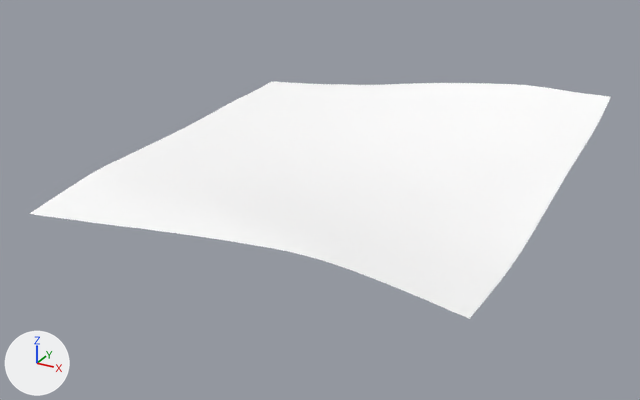
Renders of the glTF model games/yorimichi/assets/belmonte/meshes/SM_BM_BT_Terrain_0_4.glb from each side of a commit.
Both versions are drawn from a camera (50 mm lens) standing at (-668.0, 109.0, 222.0) and looking at (-902.0, 535.0, 9.0). Every picture has the same lights, and +X, +Y and +Z are marked at lower left. The first picture is the older version.

Names of what the first picture shows: 'SM_BM_BT_Terrain_0_4'.
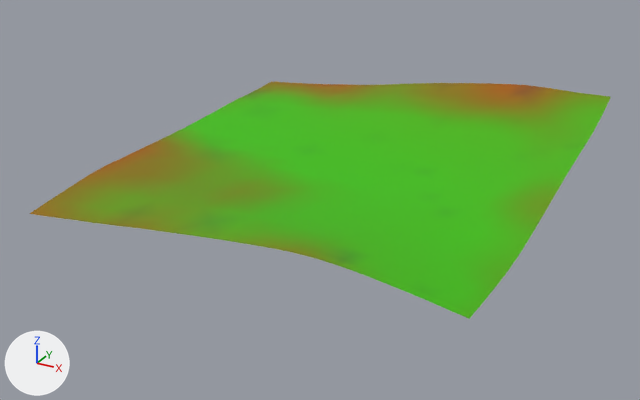
The change in detail:
me_sm_bt_terrain_0_4 has 583 vertices, 1072 faces and spans x -1024.0..-768.0, y 424.0..680.0, z 17.0..54.0.
me_sm_bt_terrain_0_4 is used by ob_sm_bm_bt_terrain_0_4; location (0.0, 0.0, 0.0).
me_sm_bt_terrain_0_4 part 1: 853 faces centred in x -1019.0..-771.0, y 426.0..674.0, z 23.0..52.0 are repainted in the vertex colours; the middle colour goes from white #ffffff to green #44ba00.
me_sm_bt_terrain_0_4 part 2: 219 faces centred in x -1019.0..-771.0, y 426.0..677.0, z 19.0..53.0 are repainted in the vertex colours; the middle colour goes from white #ffffff to yellow #798600.

Location of each change, [x1, y1, x2, y2] in pixels of the pictures (640 x 400 px):
part 1 of me_sm_bt_terrain_0_4, recoloured (white to green): [115, 89, 611, 319] in both
part 2 of me_sm_bt_terrain_0_4, recoloured (darker): [30, 82, 609, 265] in both
